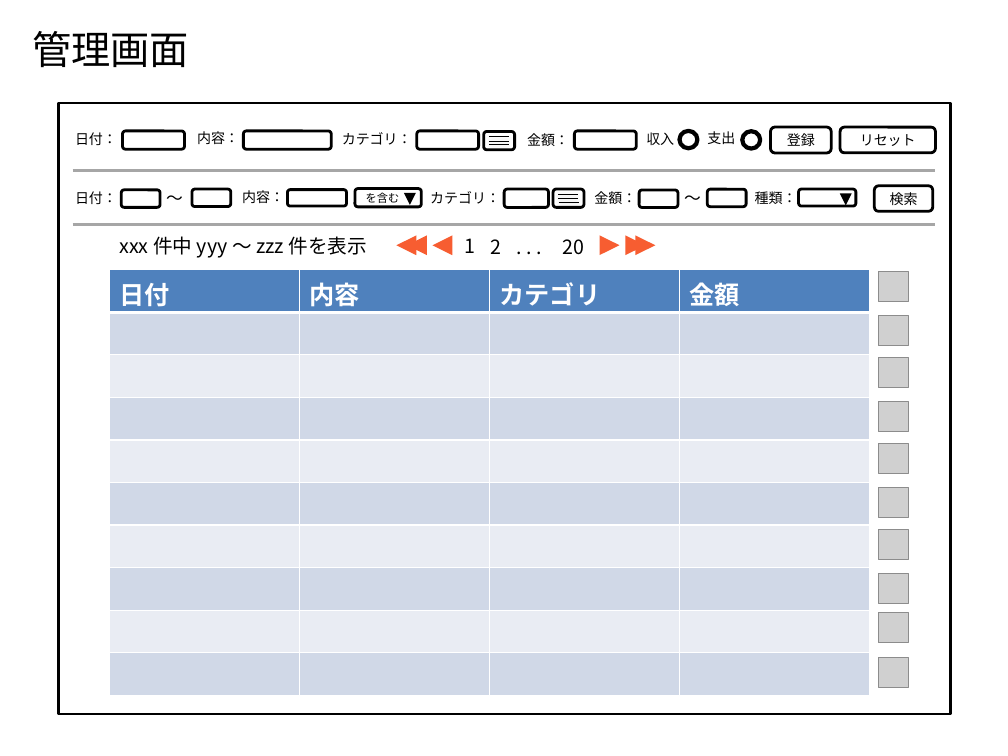
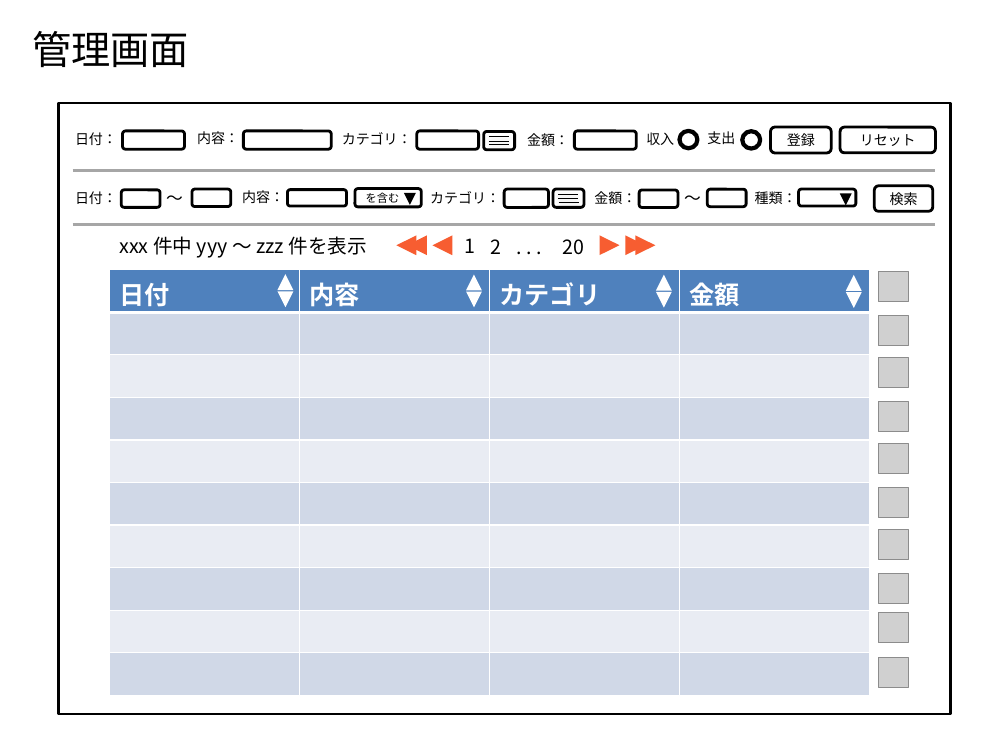
Before and after one commit to Leonis0813/chort, a slide deck: slide 5 of payment_manager/bin/algieba.pptx. Drawn at 1008x756 pixels with LibreOffice and Linux fonts; fonts in the diff are those of the drawing; grey boxes stand for pictures. Boxes give left, top, right and bottom in pixels: in the first picture for what was removed or moved away, otherwise in the second. Text is boxed around its words. In the diff, an @@ line names an element or a change of style, - is before the commit and + after.

```diff
--- a/payment_manager/bin/algieba.pptx
+++ b/payment_manager/bin/algieba.pptx
@@ triangle added at (x1=277, y1=274, x2=293, y2=290), fill #FFFFFF @@
@@ triangle added at (x1=277, y1=291, x2=293, y2=307), fill #FFFFFF @@
@@ triangle added at (x1=466, y1=274, x2=482, y2=290), fill #FFFFFF @@
@@ triangle added at (x1=466, y1=291, x2=482, y2=307), fill #FFFFFF @@
@@ triangle added at (x1=656, y1=275, x2=672, y2=291), fill #FFFFFF @@
@@ triangle added at (x1=656, y1=292, x2=672, y2=308), fill #FFFFFF @@
@@ triangle added at (x1=846, y1=275, x2=862, y2=291), fill #FFFFFF @@
@@ triangle added at (x1=846, y1=292, x2=862, y2=308), fill #FFFFFF @@
```
Also in this commit, not shown: 5 other slides changed, 4 other files.
